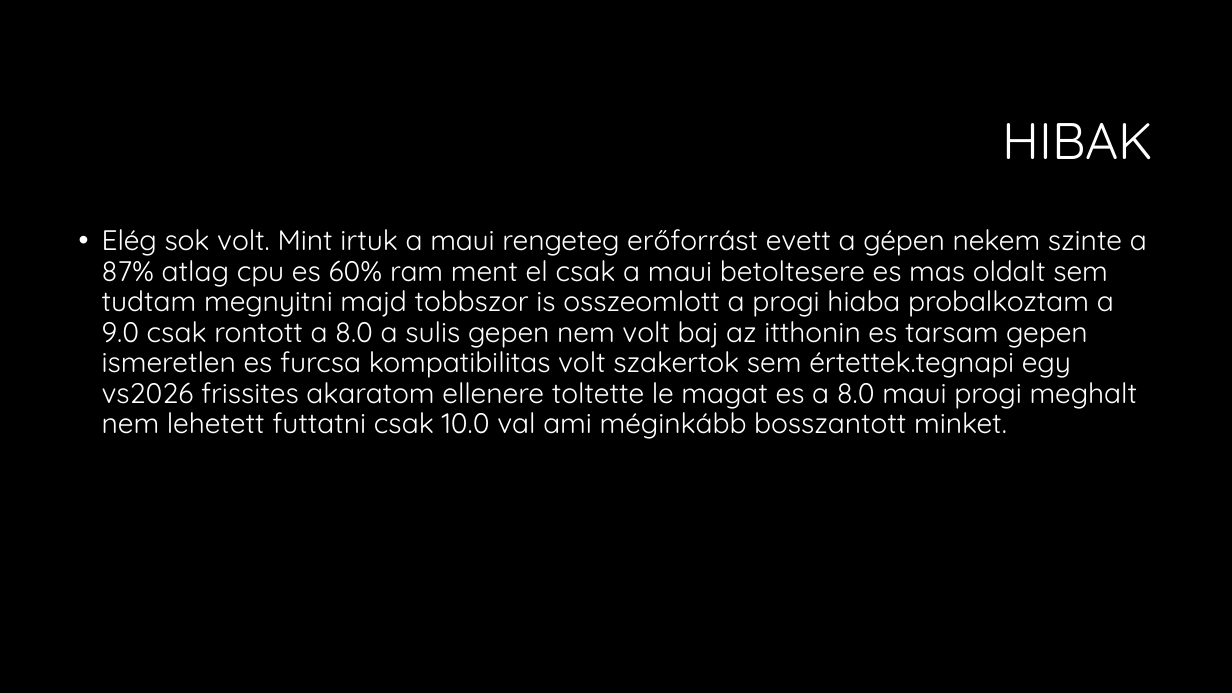
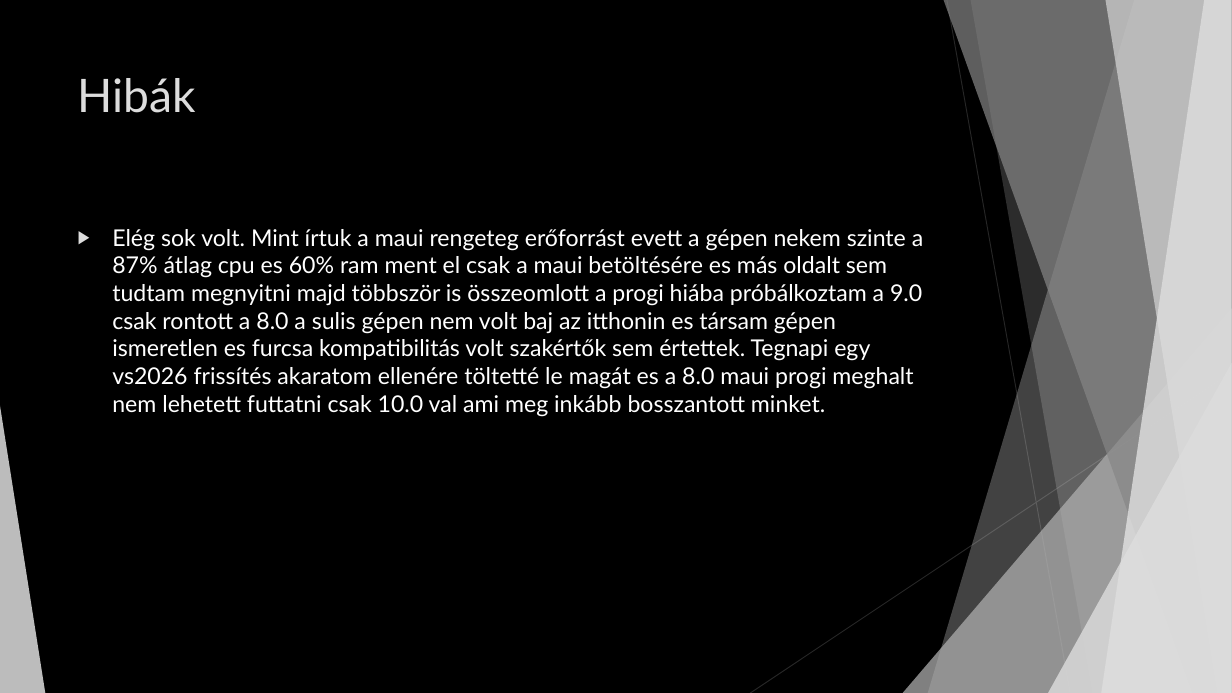
Before and after one commit to figurapeter-10327-hue/rudolfosujitottrepo, a slide deck: slide 7 of Kapcsolati ALkalmazás.pptx. Drawn at 1232x693 pixels with LibreOffice and Linux fonts; fonts in the diff are those of the drawing; background and template pictures are left out. Boxes give left, top, right and bottom in pixels: in the first picture for what was removed or moved away, otherwise in the second. Text is boxed around its words. In the diff, an @@ line names an element or a change of style, - is before the commit and + after.

```diff
--- a/Kapcsolati ALkalmazás.pptx
+++ b/Kapcsolati ALkalmazás.pptx
@@ title "Hibák" at (78, 78, 196, 113): vertical alignment middle to top @@
@@ title at (78, 78, 196, 113): text changed; size 40 to 36 pt; font Quicksand to Lato; text colour #FFFFFF to #DDDDDD @@
-HIBAK
+Hibák
@@ text at (112, 229, 923, 417): text changed; size 22 to 18 pt; font Quicksand to Lato @@
-• Elég sok volt. Mint irtuk a maui rengeteg erőforrást evett a gépen nekem szinte a 87% atlag cpu es 60% ram ment el csak a maui betoltesere es mas oldalt sem tudtam megnyitni majd tobbszor is osszeomlott a progi hiaba probalkoztam a 9.0 csak rontott a 8.0 a sulis gepen nem volt baj az itthonin es tarsam gepen ismeretlen es furcsa kompatibilitas volt szakertok sem értettek.tegnapi egy vs2026 frissites akaratom ellenere toltette le magat es a 8.0 maui progi meghalt nem lehetett futtatni csak 10.0 val ami méginkább bosszantott minket.
+▶ Elég sok volt. Mint írtuk a maui rengeteg erőforrást evett a gépen nekem szinte a 87% átlag cpu es 60% ram ment el csak a maui betöltésére es más oldalt sem tudtam megnyitni majd többször is összeomlott a progi hiába próbálkoztam a 9.0 csak rontott a 8.0 a sulis gépen nem volt baj az itthonin es társam gépen ismeretlen es furcsa kompatibilitás volt szakértők sem értettek. Tegnapi egy vs2026 frissítés akaratom ellenére töltetté le magát es a 8.0 maui progi meghalt nem lehetett futtatni csak 10.0 val ami meg inkább bosszantott minket.
@@ group added at (0, 0, 1232, 693): 5 freeform shapes, 3 triangles, 2 lines @@
```
Also in this commit, not shown: 8 other slides changed.
